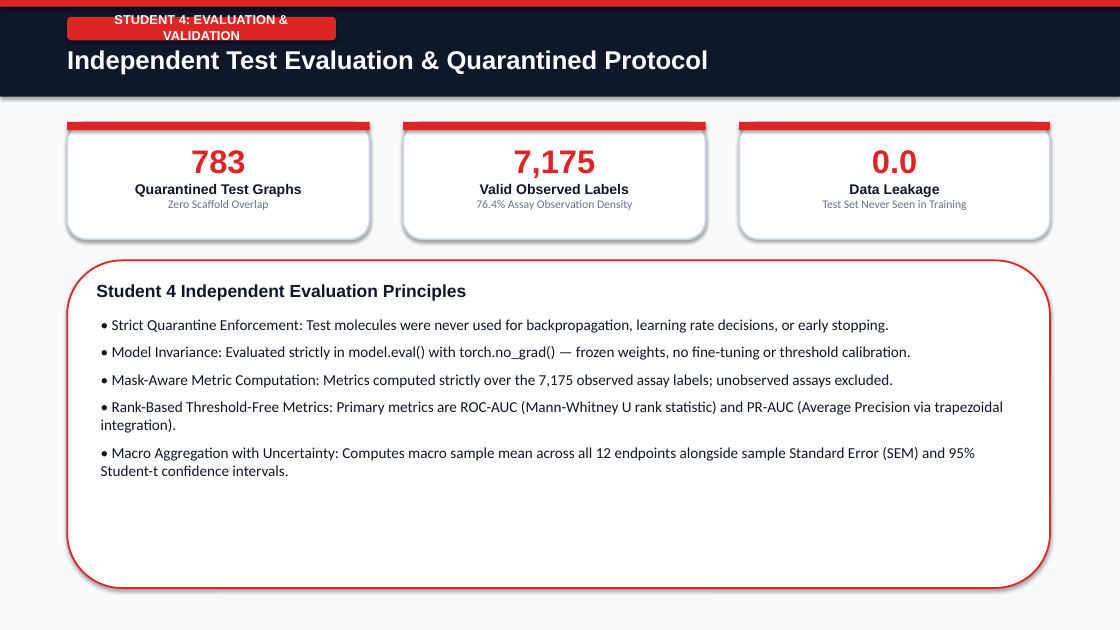
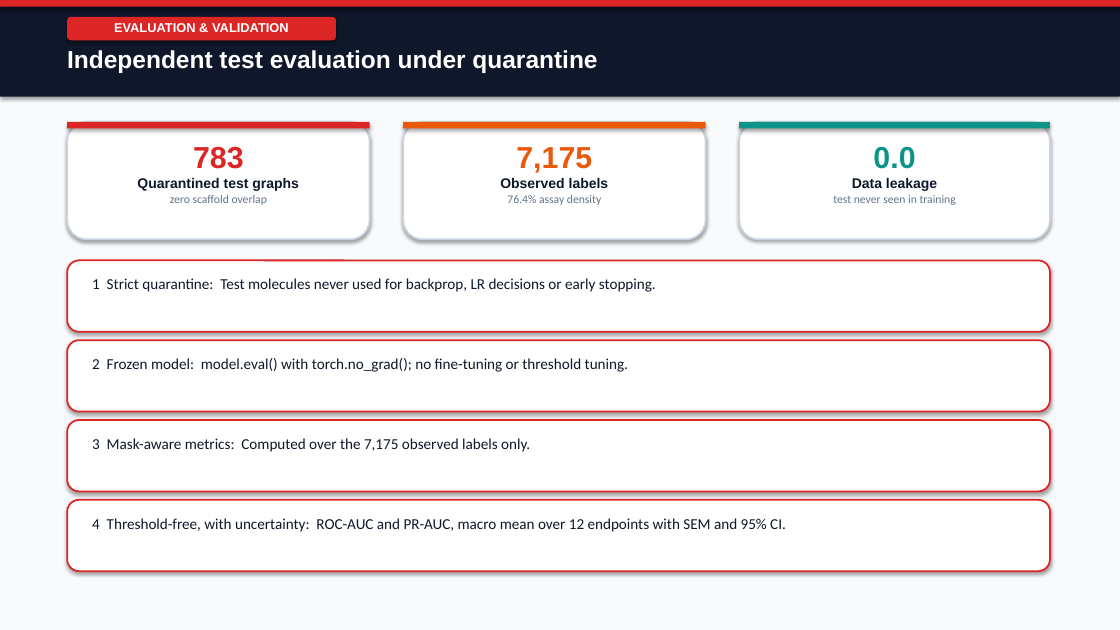
Before and after one commit to shouryapratap132006/Molecular-Toxicity-Prediction, a slide deck: slide 13 of reports/final_presentation/phase2_final_presentation.pptx. Drawn at 1120x630 pixels with LibreOffice and Linux fonts; fonts in the diff are those of the drawing. Boxes give left, top, right and bottom in pixels: in the first picture for what was removed or moved away, otherwise in the second. Text is boxed around its words. In the diff, an @@ line names an element or a change of style, - is before the commit and + after.

Commit message:
docs(presentation): align slide deck directly with defense script

```diff
--- a/reports/final_presentation/phase2_final_presentation.pptx
+++ b/reports/final_presentation/phase2_final_presentation.pptx
@@ text in rounded rectangle at bbox=[114, 23, 289, 32]: text changed @@
-STUDENT 4: EVALUATION & VALIDATION
+EVALUATION & VALIDATION
@@ text at bbox=[67, 50, 597, 73]: text changed; size 22 to 21 pt @@
-Independent Test Evaluation & Quarantined Protocol
+Independent test evaluation under quarantine
@@ text at bbox=[193, 147, 244, 169]: size 28 to 26 pt in "783" @@
@@ rectangle at bbox=[403, 122, 706, 129]: fill #DC2626 to #EA580C @@
@@ text at bbox=[516, 147, 592, 173]: size 28 to 26 pt, text colour #DC2626 to #EA580C in "7,175" @@
@@ rectangle at bbox=[739, 122, 1050, 129]: fill #DC2626 to #0D9488 @@
@@ text "0.0" at bbox=[833, 178, 956, 205]: size 28 to 26 pt, text colour #DC2626 to #0D9488 in "0.0" @@
@@ text at bbox=[137, 178, 299, 205]: text changed @@
-Quarantined Test Graphs
-Zero Scaffold Overlap
+Quarantined test graphs
+zero scaffold overlap
@@ text at bbox=[500, 178, 609, 205]: text changed @@
-Valid Observed Labels
-76.4% Assay Observation Density
+Observed labels
+76.4% assay density
@@ text at bbox=[833, 178, 956, 205]: text changed @@
-Data Leakage
-Test Set Never Seen in Training
+Data leakage
+test never seen in training
@@ rounded rectangle: place and size @@
-rounded rectangle at bbox=[67, 260, 1050, 588]
+rounded rectangle at bbox=[67, 260, 1050, 332]
@@ text at bbox=[92, 278, 656, 292]: text changed; size 15 to 13 pt; font Arial to Calibri; bold off @@
-Student 4 Independent Evaluation Principles
+1 Strict quarantine: Test molecules never used for backprop, LR decisions or early stopping.
@@ text removed at bbox=[101, 319, 1003, 476] @@
-• Strict Quarantine Enforcement: Test molecules were never used for backpropagation, learning rate decisions, or early stopping.
-• Model Invariance: Evaluated strictly in model.eval() with torch.no_grad() — frozen weights, no fine-tuning or threshold calibration.
-• Mask-Aware Metric Computation: Metrics computed strictly over the 7,175 observed assay labels; unobserved assays excluded.
-• Rank-Based Threshold-Free Metrics: Primary metrics are ROC-AUC (Mann-Whitney U rank statistic) and PR-AUC (Average Precision via trapezoidal integration).
-• Macro Aggregation with Uncertainty: Computes macro sample mean across all 12 endpoints alongside sample Standard Error (SEM) and 95% Student-t confidence intervals.
@@ rounded rectangle added at bbox=[67, 340, 1050, 412], fill #FFFFFF, outline #DC2626 1.5 pt @@
@@ text added at bbox=[92, 358, 628, 372], 13 pt, text #0F172A @@
+2 Frozen model: model.eval() with torch.no_grad(); no fine-tuning or threshold tuning.
@@ rounded rectangle added at bbox=[67, 420, 1050, 492], fill #FFFFFF, outline #DC2626 1.5 pt @@
@@ text added at bbox=[92, 438, 530, 452], 13 pt, text #0F172A @@
+3 Mask-aware metrics: Computed over the 7,175 observed labels only.
@@ rounded rectangle added at bbox=[67, 500, 1050, 571], fill #FFFFFF, outline #DC2626 1.5 pt @@
@@ text added at bbox=[92, 518, 786, 532], 13 pt, text #0F172A @@
+4 Threshold-free, with uncertainty: ROC-AUC and PR-AUC, macro mean over 12 endpoints with SEM and 95% CI.
```
Also in this commit, not shown: 19 other slides changed, 1 other file.
